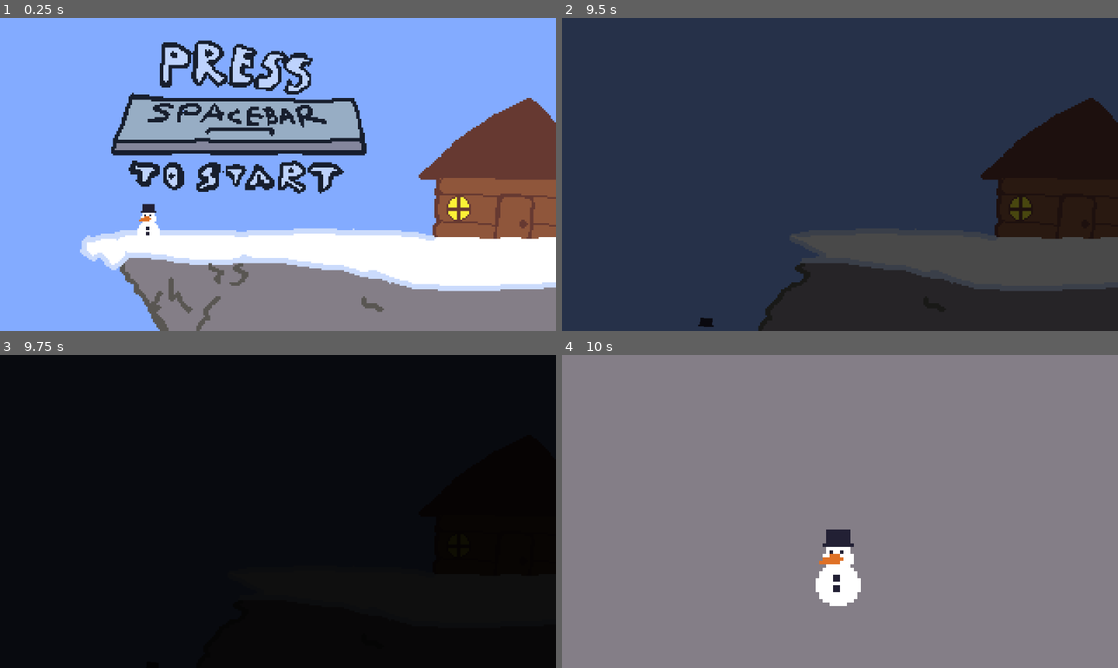
Above: before the commit, frames 1-4 (two rows, left to right).
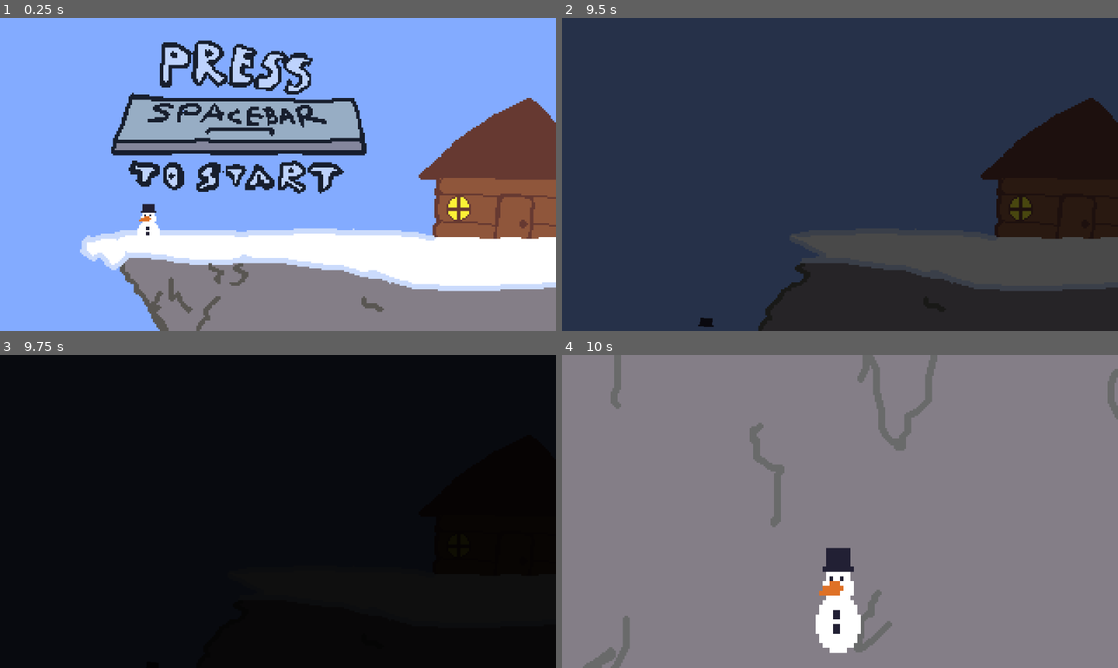
Above: after the commit, the same moments.

Repository: DinoMito1/Bounce-Back
Game: Godot game, scene res://Scenes/BaseScene.tscn
Two runs of this game, one before a commit and one after it. Both use one fixed random seed, a clock stepped at 60 frames per second and the inputs below.
Inputs:
- Up to frame 1 (0.25 s): no input
- Up to frame 2 (9.5 s): tap Enter at 0.5, 6.5 s; hold D (right) 0.53-2.03 s; tap Space (spacebar) at 0.6, 1.35, 2.1, 2.75, 2.85, 3.6, 4.35, 5.1, 5.85, 6.6, 7.35, 8.1, 8.85 s; hold A (left) 2.03-2.78 s; hold D (right) 2.78-4.28 s; hold A (left) 4.28-5.03 s; hold D (right) 5.03-5.78 s; hold A (left) 5.78-7.28 s; hold D (right) from 7.28 s (still down)
- Up to frame 3 (9.75 s): release D (right) at 9.53 s; hold A (left) from 9.53 s (still down); tap Space (spacebar) at 9.6 s
- Up to frame 4 (10 s): keep holding A (left)

Frames 1-3 are identical in both runs. In frame 4, 4.6% of the frame differs, in the area x 3-100%, y 0-100%.

Commit message:
moreplatforms

Diff:
--- a/bounce-back/Scenes/IcePlatform.tscn
+++ b/bounce-back/Scenes/IcePlatform.tscn
@@ -8,7 +8,7 @@
 friction = 0.2
 
 [sub_resource type="RectangleShape2D" id="RectangleShape2D_m7byg"]
-size = Vector2(123, 4.5)
+size = Vector2(123, 0.5)
 
 [node name="Node2D" type="Node2D" unique_id=722251016]
 script = ExtResource("1_m7byg")
@@ -20,7 +20,7 @@
 physics_material_override = SubResource("PhysicsMaterial_rj4vh")
 
 [node name="CollisionShape2D" type="CollisionShape2D" parent="Sprite2D/StaticBody2D" unique_id=563021455]
-position = Vector2(-1.5, -6.25)
+position = Vector2(-1.5, -8.25)
 shape = SubResource("RectangleShape2D_m7byg")
 one_way_collision = true
 
--- a/bounce-back/Scenes/LongIcePlatform.tscn
+++ b/bounce-back/Scenes/LongIcePlatform.tscn
@@ -8,7 +8,7 @@
 friction = 0.2
 
 [sub_resource type="RectangleShape2D" id="RectangleShape2D_e7apv"]
-size = Vector2(249, 7.5)
+size = Vector2(249, 0.5)
 
 [node name="Node2D" type="Node2D" unique_id=1974460691]
 script = ExtResource("1_e7apv")
@@ -20,7 +20,7 @@
 physics_material_override = SubResource("PhysicsMaterial_3jjri")
 
 [node name="CollisionShape2D" type="CollisionShape2D" parent="Sprite2D/StaticBody2D" unique_id=363573941]
-position = Vector2(-2.5, -2.75)
+position = Vector2(-2.5, -6.25)
 shape = SubResource("RectangleShape2D_e7apv")
 one_way_collision = true
 
--- a/bounce-back/Scenes/Platform1.tscn
+++ b/bounce-back/Scenes/Platform1.tscn
@@ -3,7 +3,7 @@
 [ext_resource type="Texture2D" uid="uid://ditnyqgk2y5e5" path="res://Sprites/platforms/Platform1.png" id="1_fgtcp"]
 
 [sub_resource type="RectangleShape2D" id="RectangleShape2D_arx4i"]
-size = Vector2(123, 13)
+size = Vector2(123, 1)
 
 [node name="Node2D" type="Node2D" unique_id=662882430]
 
@@ -13,6 +13,6 @@
 [node name="StaticBody2D" type="StaticBody2D" parent="Sprite2D" unique_id=981527284]
 
 [node name="CollisionShape2D" type="CollisionShape2D" parent="Sprite2D/StaticBody2D" unique_id=2007485291]
-position = Vector2(-1.5, -16.5)
+position = Vector2(-1.5, -22.5)
 shape = SubResource("RectangleShape2D_arx4i")
 one_way_collision = true
--- a/bounce-back/Scenes/character_body_2d.gd
+++ b/bounce-back/Scenes/character_body_2d.gd
@@ -8,6 +8,7 @@
 var jumpTime = 0
 var prevSpeedY = 0
 var firstGroundTouch = false
+var fallTime = 0
 
 
 func _physics_process(delta: float) -> void:
@@ -15,9 +16,15 @@
 	if not is_on_floor():
 		velocity += get_gravity() * delta
 		jumpTime += delta
+		if velocity.y > 0:
+			fallTime += delta
+
 	if is_on_floor():
+		fallTime = 0
+		jumpTime = 0
 		firstGroundTouch = true # you cant move on x axis until youve hit the ground for the first time
-		jumpTime = 0
+
+
 
 	if is_on_floor() and prevSpeedY>1250:
 		for i in range(prevSpeedY/70):
@@ -26,6 +33,10 @@
 
 	if is_on_floor() and prevSpeedY>500:
 		velocity.y = prevSpeedY/2
+
+	if fallTime > 2.5:
+		self.velocity.y = -1250
+		fallTime = 0
 
 	# Handle jump.
 	if Input.is_action_just_pressed("spacebar") and is_on_floor():
@@ -47,4 +58,6 @@
 		velocity.x = 0
 
 	prevSpeedY = velocity.y
+	$Sprite2D.scale.y = (abs(velocity.y / 4000)) + 1
+
 	move_and_slide()
--- a/bounce-back/Scenes/ice_platform.gd
+++ b/bounce-back/Scenes/ice_platform.gd
@@ -17,5 +17,5 @@
 		await get_tree().create_timer(.2).timeout
 		$Sprite2D.texture = load("res://Sprites/platforms/icePlatformBreak.png")
 		await get_tree().create_timer(1).timeout
-		get_tree().create_tween().tween_property($".", "scale", Vector2(1,0),.2)
+		get_tree().create_tween().tween_property($".", "scale", Vector2(1,0),.1)
 		$Sprite2D/StaticBody2D/CollisionShape2D.disabled = true
--- a/bounce-back/Scenes/long_ice_platform.gd
+++ b/bounce-back/Scenes/long_ice_platform.gd
@@ -16,5 +16,5 @@
 		await get_tree().create_timer(.2).timeout
 		$Sprite2D.texture = load("res://Sprites/platforms/longIcePlatformBreak.png")
 		await get_tree().create_timer(1).timeout
-		get_tree().create_tween().tween_property($".", "scale", Vector2(1,0),.2)
+		get_tree().create_tween().tween_property($".", "scale", Vector2(1,0),.1)
 		$Sprite2D/StaticBody2D/CollisionShape2D.disabled = true
--- a/bounce-back/Scenes/mainGame.tscn
+++ b/bounce-back/Scenes/mainGame.tscn
@@ -3,11 +3,14 @@
 [ext_resource type="PackedScene" uid="uid://c72sicyh7nvb2" path="res://Scenes/player.tscn" id="1_dx5hc"]
 [ext_resource type="Script" uid="uid://dp7ja1ieabx34" path="res://Scenes/main_game.gd" id="1_ldq11"]
 [ext_resource type="Texture2D" uid="uid://cky07udbg56sl" path="res://Sprites/BG/Ground.png" id="3_2k2ja"]
-[ext_resource type="Texture2D" uid="uid://djm8qima3pk3" path="res://Sprites/BG/bouncebackstartBGFinish.png" id="4_2k2ja"]
+[ext_resource type="Texture2D" uid="uid://bwovskir6txjm" path="res://Sprites/BG/bouncebackstartBGFinish.png" id="4_2k2ja"]
+[ext_resource type="Texture2D" uid="uid://cldx72htt44qs" path="res://Scenes/mountainBG.png" id="5_p034j"]
 [ext_resource type="PackedScene" uid="uid://wa1wuqyiluym" path="res://Scenes/Platform1.tscn" id="5_yergv"]
 [ext_resource type="PackedScene" uid="uid://ddycjp5iaw7y6" path="res://Scenes/platformlong1.tscn" id="6_22woh"]
+[ext_resource type="PackedScene" uid="uid://b82sse48b5q3j" path="res://Scenes/platform1small.tscn" id="6_hfkh8"]
 [ext_resource type="PackedScene" uid="uid://drtjmh726hcw2" path="res://Scenes/LongIcePlatform.tscn" id="7_i3m4h"]
 [ext_resource type="PackedScene" uid="uid://7ogw4l5ew1ds" path="res://Scenes/IcePlatform.tscn" id="8_p034j"]
+[ext_resource type="PackedScene" uid="uid://dumlr565nn26a" path="res://Scenes/snowball.tscn" id="11_2r3vg"]
 
 [sub_resource type="RectangleShape2D" id="RectangleShape2D_bgcf5"]
 size = Vector2(192.75592, 22.125984)
@@ -17,7 +20,7 @@
 
 [node name="Player" parent="." unique_id=661682380 instance=ExtResource("1_dx5hc")]
 z_index = 1
-position = Vector2(-390, -2540)
+position = Vector2(-390, -1717)
 
 [node name="Ground" type="Sprite2D" parent="." unique_id=689955837]
 position = Vector2(6, 98)
@@ -44,6 +47,7 @@
 shape = SubResource("RectangleShape2D_bgcf5")
 
 [node name="Finish" type="Sprite2D" parent="." unique_id=231213300]
+z_index = -1
 position = Vector2(6, -3836)
 texture = ExtResource("4_2k2ja")
 
@@ -55,22 +59,78 @@
 offset_bottom = 40.0
 color = Color(0.5137255, 0.67058825, 1, 1)
 
-[node name="ColorRect2" type="ColorRect" parent="." unique_id=151355031]
+[node name="TextureRect" type="TextureRect" parent="." unique_id=335958424]
 z_index = -2
-offset_left = -606.0
-offset_top = -3608.0
-offset_right = 618.0
-offset_bottom = 57.0
-color = Color(0.5176471, 0.49411765, 0.5294118, 1)
+offset_left = -642.0
+offset_top = -3592.0
+offset_right = 658.0
+offset_bottom = 219.0
+texture = ExtResource("5_p034j")
+stretch_mode = 1
+
+[node name="SmallPlatform" parent="." unique_id=1946657428 instance=ExtResource("6_hfkh8")]
+position = Vector2(-1655, -276)
+
+[node name="SmallPlatform2" parent="." unique_id=319861888 instance=ExtResource("6_hfkh8")]
+position = Vector2(-461, -907)
 
 [node name="Platform" parent="." unique_id=662882430 instance=ExtResource("5_yergv")]
+position = Vector2(-1507, -271)
+
+[node name="LongPlatform" parent="." unique_id=712945847 instance=ExtResource("6_22woh")]
+position = Vector2(-1244, -278)
+
+[node name="IcePlatform" parent="." unique_id=722251016 instance=ExtResource("8_p034j")]
+position = Vector2(-1510, -149)
+
+[node name="LongIcePlatform" parent="." unique_id=1974460691 instance=ExtResource("7_i3m4h")]
+position = Vector2(-1242, -158)
+
+[node name="LongPlatform2" parent="." unique_id=1922969174 instance=ExtResource("6_22woh")]
+position = Vector2(235, -386)
+
+[node name="LongPlatform3" parent="." unique_id=486100679 instance=ExtResource("6_22woh")]
+position = Vector2(-124, -635)
+
+[node name="LongPlatform4" parent="." unique_id=1507159236 instance=ExtResource("6_22woh")]
+position = Vector2(221, -875)
+
+[node name="LongPlatform5" parent="." unique_id=1465201492 instance=ExtResource("6_22woh")]
+position = Vector2(223, -1144)
+
+[node name="LongPlatform6" parent="." unique_id=1269815621 instance=ExtResource("6_22woh")]
+position = Vector2(225, -1384)
+
+[node name="LongPlatform7" parent="." unique_id=1272920425 instance=ExtResource("6_22woh")]
+position = Vector2(351, -1617)
+
+[node name="LongPlatform8" parent="." unique_id=70111774 instance=ExtResource("6_22woh")]
+position = Vector2(351, -1838)
+
+[node name="LongPlatform9" parent="." unique_id=1763599777 instance=ExtResource("6_22woh")]
+position = Vector2(354, -2012)
+
+[node name="LongPlatform10" parent="." unique_id=1866235579 instance=ExtResource("6_22woh")]
+position = Vector2(347, -2246)
+
+[node name="LongPlatform11" parent="." unique_id=53076377 instance=ExtResource("6_22woh")]
+position = Vector2(347, -2490)
+
+[node name="LongPlatform12" parent="." unique_id=1758439624 instance=ExtResource("6_22woh")]
+position = Vector2(347, -2737)
+
+[node name="LongPlatform13" parent="." unique_id=1229131362 instance=ExtResource("6_22woh")]
+position = Vector2(337, -2975)
+
+[node name="Platform2" parent="." unique_id=1748859217 instance=ExtResource("5_yergv")]
 position = Vector2(-101, -213)
 
-[node name="LongPlatform" parent="." unique_id=712945847 instance=ExtResource("6_22woh")]
-position = Vector2(235, -386)
+[node name="LongIcePlatform2" parent="." unique_id=1353069697 instance=ExtResource("7_i3m4h")]
+position = Vector2(-60, -1568)
 
-[node name="LongIcePlatform" parent="." unique_id=1974460691 instance=ExtResource("7_i3m4h")]
-position = Vector2(380, -196)
+[node name="IcePlatform2" parent="." unique_id=292536884 instance=ExtResource("8_p034j")]
+position = Vector2(215, -1743)
 
-[node name="IcePlatform" parent="." unique_id=722251016 instance=ExtResource("8_p034j")]
-position = Vector2(147, -139)
+[node name="Snowball" parent="." unique_id=1054729593 instance=ExtResource("11_2r3vg")]
+position = Vector2(-689, -256)
+direction = -1
--- a/bounce-back/Scenes/main_game.gd
+++ b/bounce-back/Scenes/main_game.gd
@@ -3,7 +3,7 @@
 
 # Called when the node enters the scene tree for the first time.
 func _ready() -> void:
-	$Player/CharacterBody2D.velocity.y = 1200
+	$Player/CharacterBody2D.velocity.y = 1400
 	await get_tree().create_timer(.3).timeout
 	var tween = get_tree().create_tween()
 	tween.tween_property($Player/CharacterBody2D/Camera2D,"zoom",Vector2(1,1), 1)
--- /dev/null
+++ b/bounce-back/Scenes/platform1small.tscn
@@ -0,0 +1,18 @@
+[gd_scene format=3 uid="uid://b82sse48b5q3j"]
+
+[ext_resource type="Texture2D" uid="uid://1nj43d5ym2b7" path="res://Sprites/platforms/smallPlatforml.png" id="1_4xk5q"]
+
+[sub_resource type="RectangleShape2D" id="RectangleShape2D_flb1l"]
+size = Vector2(49, 1)
+
+[node name="Node2D" type="Node2D" unique_id=1946657428]
+
+[node name="Sprite2D" type="Sprite2D" parent="." unique_id=69356157]
+texture = ExtResource("1_4xk5q")
+
+[node name="StaticBody2D" type="StaticBody2D" parent="Sprite2D" unique_id=1798842593]
+
+[node name="CollisionShape2D" type="CollisionShape2D" parent="Sprite2D/StaticBody2D" unique_id=1152674676]
+position = Vector2(0, -17.5)
+shape = SubResource("RectangleShape2D_flb1l")
+one_way_collision = true
--- a/bounce-back/Scenes/platformlong1.tscn
+++ b/bounce-back/Scenes/platformlong1.tscn
@@ -3,7 +3,7 @@
 [ext_resource type="Texture2D" uid="uid://bt7x4f1hmv35h" path="res://Sprites/platforms/PlatformLong1.png" id="1_cy3jy"]
 
 [sub_resource type="RectangleShape2D" id="RectangleShape2D_bnxu0"]
-size = Vector2(228, 11)
+size = Vector2(228, 1.5006962)
 
 [node name="Node2D" type="Node2D" unique_id=712945847]
 
@@ -13,7 +13,7 @@
 [node name="StaticBody2D" type="StaticBody2D" parent="Sprite2D" unique_id=1777560699]
 
 [node name="CollisionShape2D" type="CollisionShape2D" parent="Sprite2D/StaticBody2D" unique_id=2033833609]
-position = Vector2(-3.0000002, -16)
+position = Vector2(-3.088661, -20.748823)
 rotation = -0.018667834
 shape = SubResource("RectangleShape2D_bnxu0")
 one_way_collision = true
--- a/bounce-back/Scenes/player.tscn
+++ b/bounce-back/Scenes/player.tscn
@@ -68,4 +68,4 @@
 limit_right = 600
 limit_bottom = 100
 position_smoothing_enabled = true
-position_smoothing_speed = 25.0
+position_smoothing_speed = 18.0
--- /dev/null
+++ b/bounce-back/Scenes/snowball.gd
@@ -0,0 +1,24 @@
+extends Node2D
+@export var movementspeed = 300
+@export var direction = 1
+var startpos = 0
+# Called when the node enters the scene tree for the first time.
+func _ready() -> void:
+	startpos = self.position.x
+
+# Called every frame. 'delta' is the elapsed time since the previous frame.
+func _process(delta: float) -> void:
+	self.rotation_degrees += 180 * delta * direction
+	self.position.x += movementspeed * delta * direction
+	if abs(startpos - self.position.x) > 1500:
+		self.position.x = startpos
+
+
+
+func _on_area_2d_body_entered(body: Node2D) -> void:
+	if body is CharacterBody2D:
+		print('push')
+		body.position.y -= 20
+		for i in range(50):
+			body.position.x += (movementspeed / 100) * direction
+			await get_tree().create_timer(.002).timeout
--- /dev/null
+++ b/bounce-back/Scenes/snowball.tscn
@@ -0,0 +1,21 @@
+[gd_scene format=3 uid="uid://dumlr565nn26a"]
+
+[ext_resource type="Script" uid="uid://bcy2bi1gwsq3g" path="res://Scenes/snowball.gd" id="1_ispdo"]
+[ext_resource type="Texture2D" uid="uid://d1lwvichhx3l2" path="res://Sprites/OtherStuff/snowball.png" id="2_rj4rc"]
+
+[sub_resource type="CircleShape2D" id="CircleShape2D_2f8pd"]
+radius = 28.0
+
+[node name="Node2D" type="Node2D" unique_id=1054729593]
+script = ExtResource("1_ispdo")
+
+[node name="Sprite2D" type="Sprite2D" parent="." unique_id=2036890854]
+texture = ExtResource("2_rj4rc")
+
+[node name="Area2D" type="Area2D" parent="." unique_id=1588671565]
+
+[node name="CollisionShape2D" type="CollisionShape2D" parent="Area2D" unique_id=322460578]
+position = Vector2(3, 0)
+shape = SubResource("CircleShape2D_2f8pd")
+
+[connection signal="body_entered" from="Area2D" to="." method="_on_area_2d_body_entered"]
Binary file added: bounce-back/Scenes/mountainBG.png
Not shown, added: bounce-back/Scenes/mountainBG.png.import
Not shown, added: bounce-back/Scenes/snowball.gd.uid
Binary file changed: bounce-back/Sprites/BG/bouncebackstartBGFinish.png
Not shown, changed: bounce-back/Sprites/BG/bouncebackstartBGFinish.png.import
Binary file added: bounce-back/Sprites/OtherStuff/snowball.png
Not shown, added: bounce-back/Sprites/OtherStuff/snowball.png.import
Binary file added: bounce-back/Sprites/platforms/smallPlatforml.png
Not shown, added: bounce-back/Sprites/platforms/smallPlatforml.png.import
